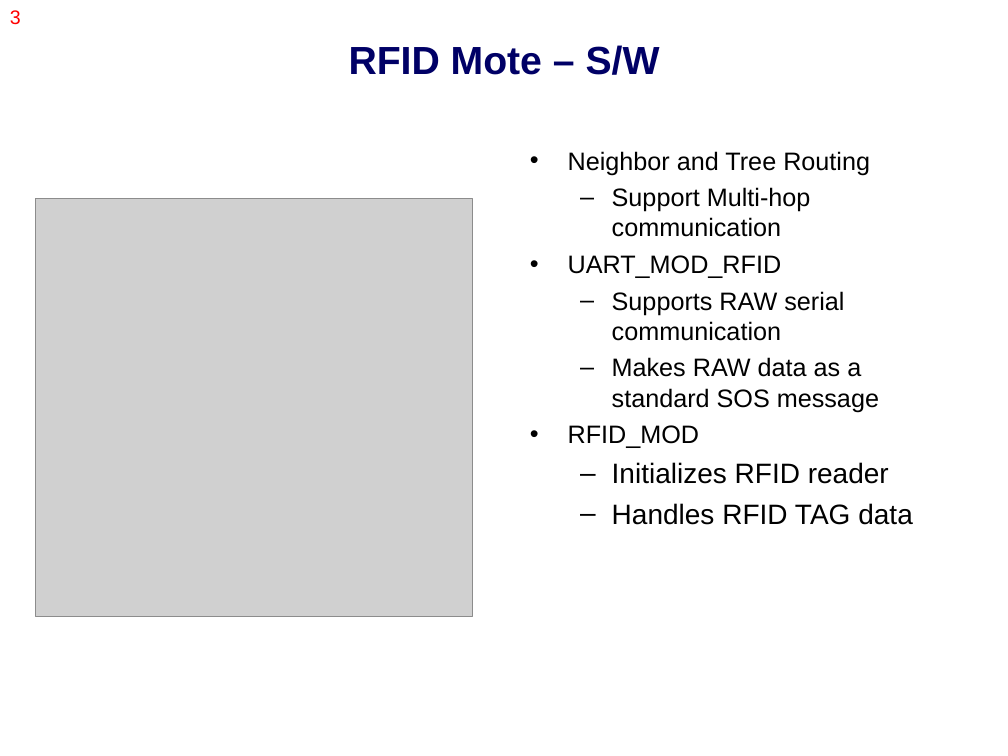
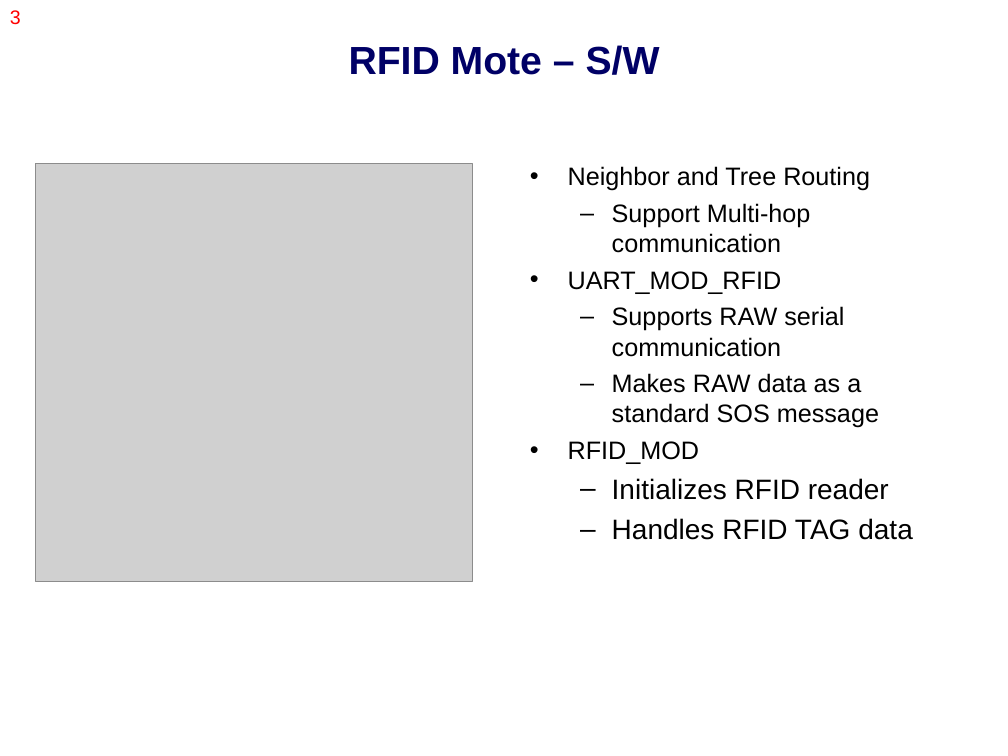
Before and after one commit to nesl/splt, a slide deck: slide 3 of docs/presentation/Final.ppt. Drawn at 1008x756 pixels with LibreOffice and Linux fonts; fonts in the diff are those of the drawing; grey boxes stand for pictures. Boxes give left, top, right and bottom in pixels: in the first picture for what was removed or moved away, otherwise in the second. Text is boxed around its words. In the diff, an @@ line names an element or a change of style, - is before the commit and + after.

```diff
--- a/docs/presentation/Final.ppt
+++ b/docs/presentation/Final.ppt
@@ picture: place and size @@
-picture at [35,199,472,616]
+picture at [35,163,472,581]
@@ text "Neighbor and Tree Routing": place and size @@
-text "Neighbor and Tree Routing" at [568,151,913,525]
+text "Neighbor and Tree Routing" at [568,166,913,540]
```
Also in this commit, not shown: 1 other slide changed, 1 slide added.
